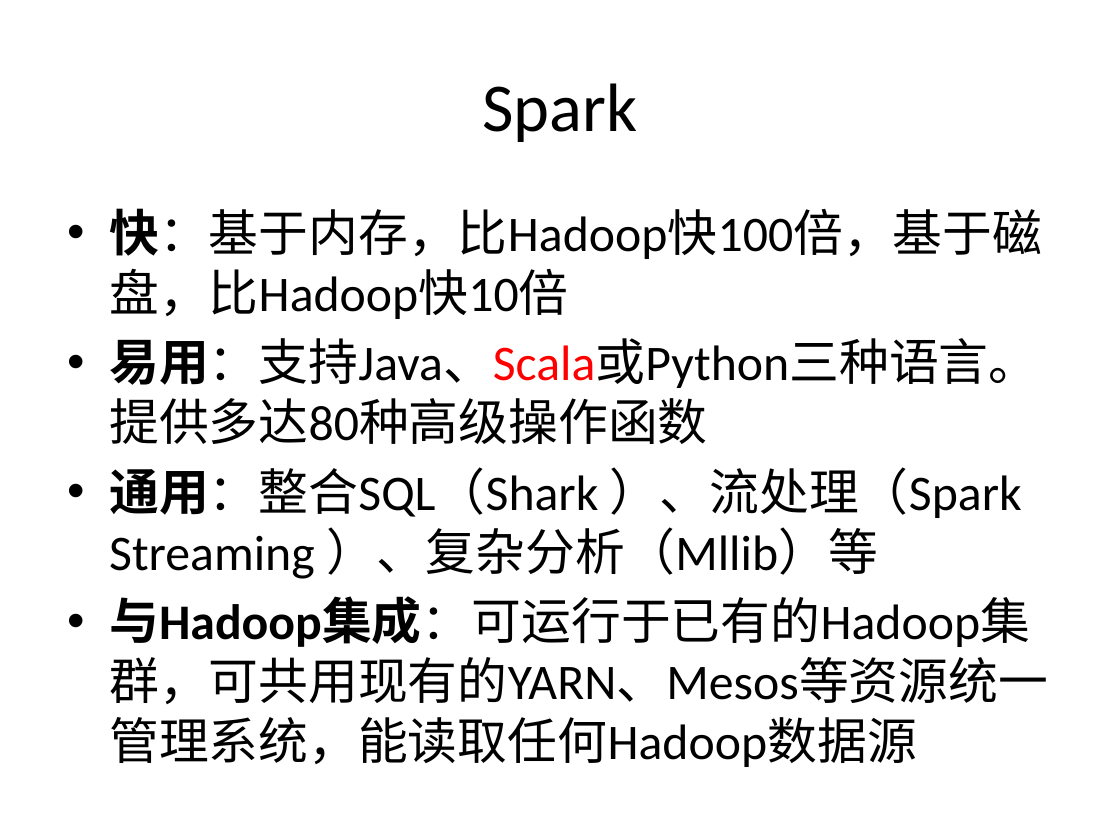
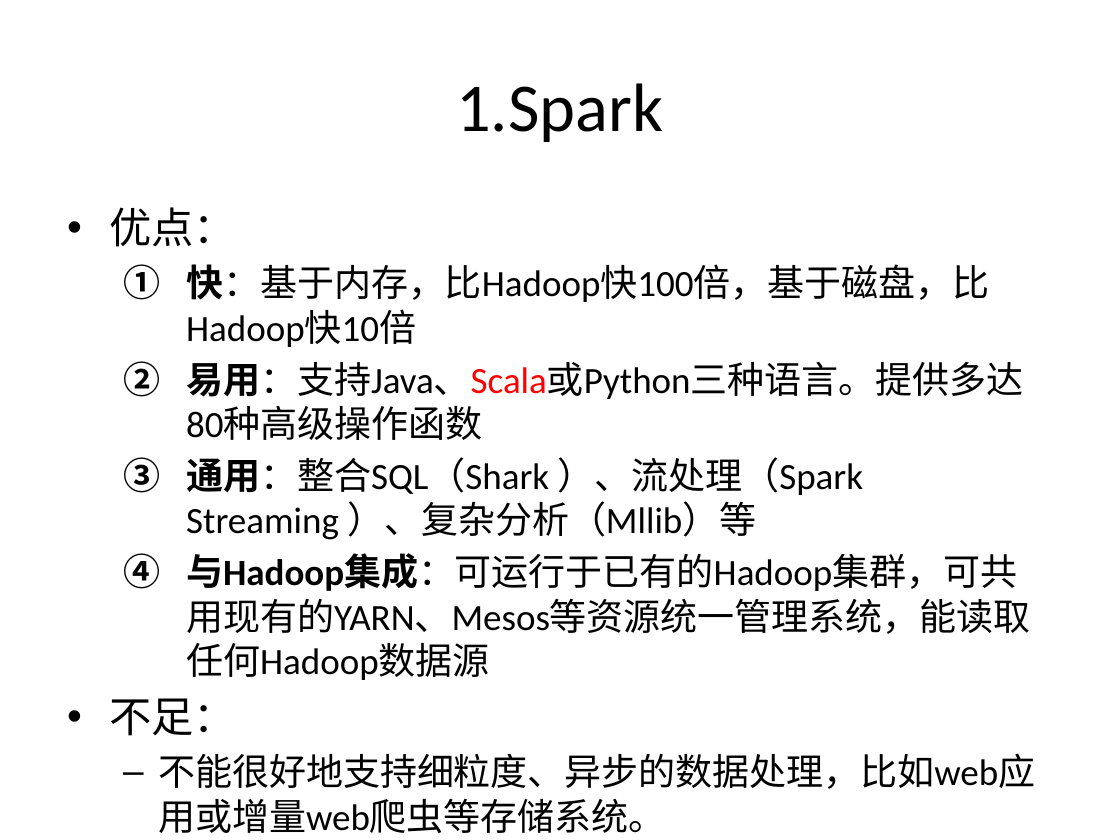
Before and after one commit to wuxingdexian/seminar, a slide deck: slide 10 of 整合.pptx (slide 13 before the commit). Drawn at 1120x840 pixels with LibreOffice and Linux fonts; fonts in the diff are those of the drawing. Boxes give left, top, right and bottom in pixels: in the first picture for what was removed or moved away, otherwise in the second. Text is boxed around its words. In the diff, an @@ line names an element or a change of style, - is before the commit and + after.

```diff
--- a/整合.pptx
+++ b/整合.pptx
@@ title at <box>456,83,663,142</box>: text changed @@
-Spark
+1.Spark
@@ text at <box>109,207,236,247</box>: paragraph added @@
+• 优点：
@@ text at <box>186,264,1030,680</box>: size 32 to 23.8 pt in "快：基于内存，比Hadoop快100倍，基于磁盘，比Hadoop快10倍", "易用：支持Java、Scala或Python三种语言。提供多达80种高级操作函数", "通用：整合SQL（Shark ）、流处理（Spark Streaming ）、复杂分析（Mllib）等", "与Hadoop集成：可运行于已有的Hadoop集群，可共用现有的YARN、Mesos等资源统一管理系统，能读取任何Had ..."; bullet • to circleNumDbPlain; list level 1 to 2 in "快：基于内存，比Hadoop快100倍，基于磁盘，比Hadoop快10倍"; list level 1 to 2 in "易用：支持Java、Scala或Python三种语言。提供多达80种高级操作函数"; list level 1 to 2 in "通用：整合SQL（Shark ）、流处理（Spark Streaming ）、复杂分析（Mllib）等"; list level 1 to 2 in "与Hadoop集成：可运行于已有的Hadoop集群，可共用现有的YARN、Mesos等资源统一管理系统，能读取任何Had ..." @@
@@ text at <box>109,698,1035,833</box>: paragraphs added @@
+• 不足：
+  – 不能很好地支持细粒度、异步的数据处理，比如web应用或增量web爬虫等存储系统。
```
Also in this commit, not shown: 8 other slides changed, 16 slides added, 1 slide removed, 3 other files.
